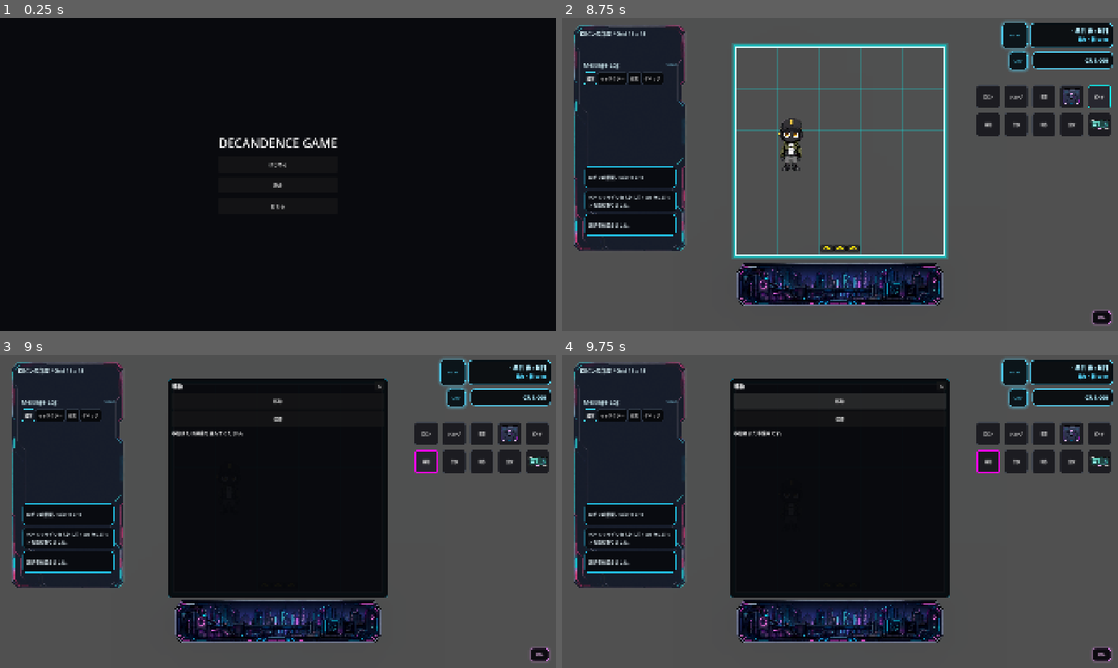
Above: before the commit, frames 1-4 (two rows, left to right).
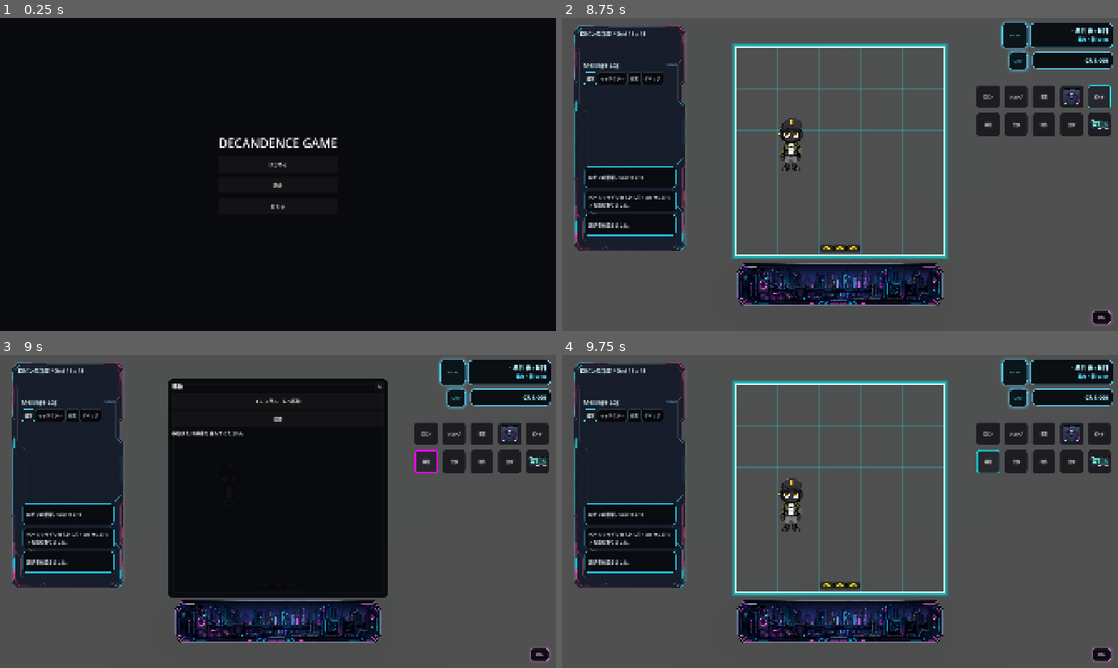
Above: after the commit, the same moments.

Repository: grimoire1089-coder/optimistic
Game: Godot game, scene res://Scenes/Boot/TitleScene.tscn
The game is run twice, just before and just after one commit, with the same random seed, the same clock (stepped at 60 frames per second) and the same inputs. Sound files missing from this copy of the repository are replaced by a short silence.
Inputs (mouse positions are in pixels of both pictures, inside the frame that each line leads up to):
- Up to frame 1 (0.25 s): no input
- Up to frame 2 (8.75 s): click "はじめる" at 0.5 s; click "ロビン" at 1.25 s; click "制作" at 2 s; click "設定" at 2.75 s; click "フルスクリーン" at 3.5 s; click "閉じる" at 4.25 s; click "ショップ" at 5 s; click "書籍" at 5.75 s; click (1073, 96) at 6.5 s; click "ビルド" at 7.25 s; click "ビルド中" at 8 s
- Up to frame 3 (9 s): click "移動" at 8.75 s
- Up to frame 4 (9.75 s): click "移動" at 9.5 s

Frames 1-2 are identical in both runs. In frame 3, less than 0.1% of the frame differs, in the area x 46-55%, y 13-16%; in frame 4, 28%, in the area x 30-79%, y 7-78%.

Commit message:
Move entrance travel into move menu

Diff:
--- a/Scripts/UI/HUD/MoveMenu.gd
+++ b/Scripts/UI/HUD/MoveMenu.gd
@@ -1,11 +1,16 @@
 extends PanelContainer
 class_name MoveMenu
 
+const MAP_ID_ROBIN_ROOM: StringName = &"robin_room"
+const MAP_ID_INFRASTRUCTURE_ROOM: StringName = &"infrastructure_room"
 const MENU_SIZE := Vector2(760.0, 760.0)
 const MENU_OFFSET_LEFT := 580.0
 const MENU_OFFSET_TOP := 80.0
 const MENU_OFFSET_RIGHT := 1340.0
 const MENU_OFFSET_BOTTOM := 840.0
+
+@export var robin_path: NodePath = NodePath("../../Robin")
+@export var map_travel_module_path: NodePath = NodePath("../../MainSceneMapTravelModule")
 
 @onready var title_label: Label = $MarginContainer/Rows/Header/TitleLabel
 @onready var close_button: Button = $MarginContainer/Rows/Header/CloseButton
@@ -23,11 +28,13 @@
 	close_button.pressed.connect(close_menu)
 	move_action_button.pressed.connect(_on_move_action_pressed)
 	explore_action_button.pressed.connect(_on_explore_action_pressed)
+	_refresh_move_action_button()
 
 
 func open_menu() -> void:
 	visible = true
 	_apply_shop_aligned_layout()
+	_refresh_move_action_button()
 	detail_label.text = "移動または探索を選んでください。"
 
 
@@ -43,11 +50,110 @@
 
 
 func _on_move_action_pressed() -> void:
-	detail_label.text = "移動はまだ準備中です。"
+	_refresh_move_action_button()
+	var robin := _get_robin()
+	if robin == null or not robin.has_method("request_entrance_travel"):
+		detail_label.text = "ロビンの移動処理が見つかりません。"
+		return
+
+	var target_map_id := _get_next_target_map_id()
+	var active_map := _get_active_map()
+	var entrance := _find_entrance_for_target(active_map, target_map_id)
+	if entrance == null:
+		detail_label.text = "移動先につながるエントランスが見つかりません。"
+		return
+
+	if robin.call("request_entrance_travel", entrance, target_map_id) == true:
+		detail_label.text = "%sへ移動中です。" % _get_target_display_name(target_map_id)
+		close_menu()
+		return
+
+	detail_label.text = "今は移動できません。"
 
 
 func _on_explore_action_pressed() -> void:
 	detail_label.text = "探索はまだ準備中です。"
+
+
+func _refresh_move_action_button() -> void:
+	if move_action_button == null:
+		return
+	move_action_button.text = "%sへ移動" % _get_target_display_name(_get_next_target_map_id())
+
+
+func _get_next_target_map_id() -> StringName:
+	var active_map_id := _get_active_map_id()
+	if active_map_id == MAP_ID_INFRASTRUCTURE_ROOM:
+		return MAP_ID_ROBIN_ROOM
+	return MAP_ID_INFRASTRUCTURE_ROOM
+
+
+func _get_target_display_name(target_map_id: StringName) -> String:
+	if target_map_id == MAP_ID_INFRASTRUCTURE_ROOM:
+		return "インフラルーム"
+	return "ロビンの部屋"
+
+
+func _get_active_map_id() -> StringName:
+	var travel_module := _get_map_travel_module()
+	if travel_module != null and travel_module.has_method("get_active_map_id"):
+		return travel_module.call("get_active_map_id") as StringName
+	return MAP_ID_ROBIN_ROOM
+
+
+func _get_active_map() -> RoomMapGridModule:
+	var travel_module := _get_map_travel_module()
+	if travel_module != null and travel_module.has_method("get_active_map"):
+		return travel_module.call("get_active_map") as RoomMapGridModule
+	return null
+
+
+func _find_entrance_for_target(active_map: RoomMapGridModule, target_map_id: StringName) -> Node2D:
+	if active_map == null:
+		return null
+	var furniture_root := active_map.get_node_or_null("FurnitureRoot") as Node2D
+	if furniture_root == null:
+		return null
+	for child in furniture_root.get_children():
+		var furniture := child as Node2D
+		if furniture == null:
+			continue
+		if not _is_entrance_for_target(furniture, target_map_id):
+			continue
+		return furniture
+	return null
+
+
+func _is_entrance_for_target(furniture: Node2D, target_map_id: StringName) -> bool:
+	if furniture is EntranceFurniture:
+		return (furniture as EntranceFurniture).target_map_id == target_map_id
+	if furniture.has_method("get"):
+		var target_value: Variant = furniture.get("target_map_id")
+		if target_value is StringName:
+			return target_value == target_map_id
+		if target_value is String:
+			return StringName(target_value) == target_map_id
+	return false
+
+
+func _get_robin() -> Node:
+	var robin := get_node_or_null(robin_path)
+	if robin != null:
+		return robin
+	var scene_root := get_tree().current_scene
+	if scene_root == null:
+		return null
+	return scene_root.get_node_or_null("Robin")
+
+
+func _get_map_travel_module() -> Node:
+	var travel_module := get_node_or_null(map_travel_module_path)
+	if travel_module != null:
+		return travel_module
+	var scene_root := get_tree().current_scene
+	if scene_root == null:
+		return null
+	return scene_root.get_node_or_null("MainSceneMapTravelModule")
 
 
 func _apply_shop_aligned_layout() -> void:
